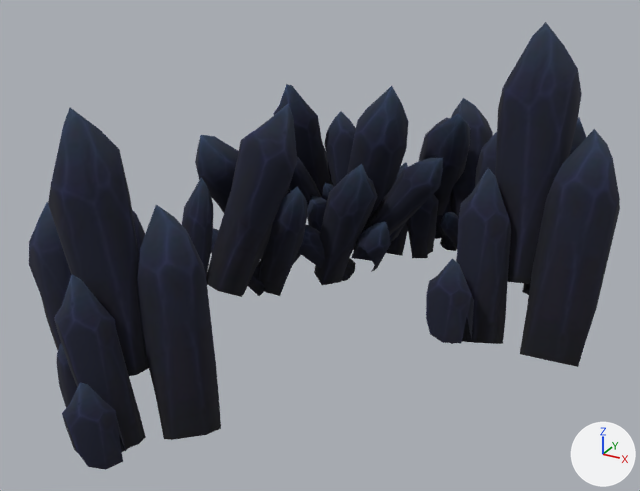
A saved change to the glTF model 3d/mine-hantee/models/storm_doodad_kcmines_jungle_n_01.glb.
Both versions are drawn from a camera (50 mm lens) standing at (5.84, -11.98, 6.6) and looking at (-0.45, -0.55, 0.89). Lighting does not change. The marker at lower right points along +X, +Y and +Z. The older version comes first. Vertices at exactly the same position are counted once.
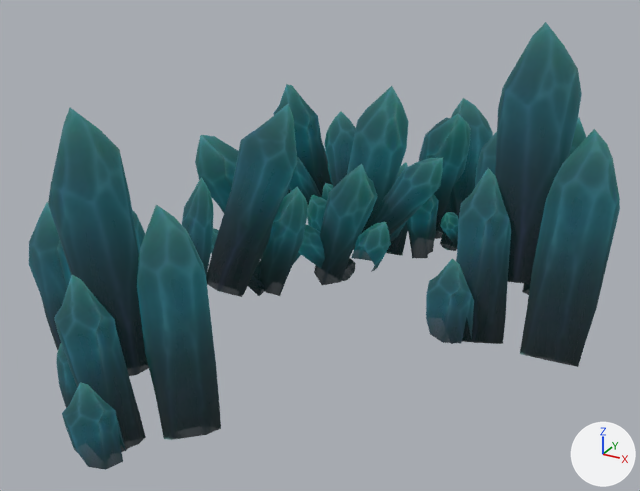
Where the newer file only moved an object's origin or applied its transform, the numbers keep the older frame.

Changed parts and their boxes (x1, y1, x2, y2) in the pictures (640 x 491 px):
'Mesh_0', surface changed (lighter)
    both: (29, 22, 620, 470)

The change, as a list of edits to the scene's bpy script:
```text
Add img_storm_kingscrest_minecrystals_blue_diff_storm_kingscrest_minecrystals_blue_diff_fx_png:
    img_storm_kingscrest_minecrystals_blue_diff_storm_kingscrest_minecrystals_blue_diff_fx_png = load_image('storm_kingscrest_minecrystals_blue_diff_storm_kingscrest_minecrystals_blue_diff_fx.png', '../textures/storm_kingscrest_minecrystals_blue_diff_storm_kingscrest_minecrystals_blue_diff_fx.png', 256, 128, 'sRGB')
Add img_storm_kingscrest_minecrystals_blue_glow_lum_jpg:
    img_storm_kingscrest_minecrystals_blue_glow_lum_jpg = load_image('storm_kingscrest_minecrystals_blue_glow_lum.jpg', '../textures/storm_kingscrest_minecrystals_blue_glow_lum.jpg', 256, 128, 'sRGB')
Change mat_material_0:
    remove # nodes: BsdfPrincipled, OutputMaterial, TexImage
    remove # uses the picture img_storm_kingscrest_minecrystals_blue_diff_jpg
    nodes: BsdfPrincipled, Mapping x2, OutputMaterial, TexImage x2, UVMap x2
    uses the picture img_storm_kingscrest_minecrystals_blue_diff_storm_kingscrest_minecrystals_blue_diff_fx_png
    uses the picture img_storm_kingscrest_minecrystals_blue_glow_lum_jpg
Change me_mesh_0:
    where me_mesh_0.from_pydata(...)  # 2435 vertices, 4294 faces; spans x -3.64..3.64, y -5.53..5.53, z -1.02..4.01
    used by ob_mesh_0; location = (0.0, 0.0, 0.0)
    me_mesh_0 part 1: 4294 kept faces spanning x -3.64..3.64, y -5.53..5.53, z -1.02..4.01 get new texture (UV) coordinates
```
